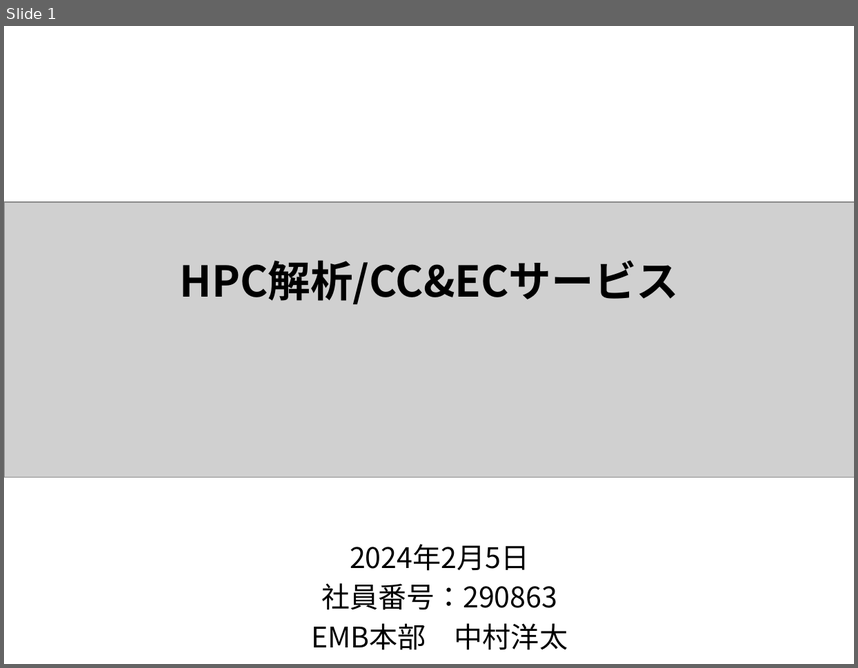
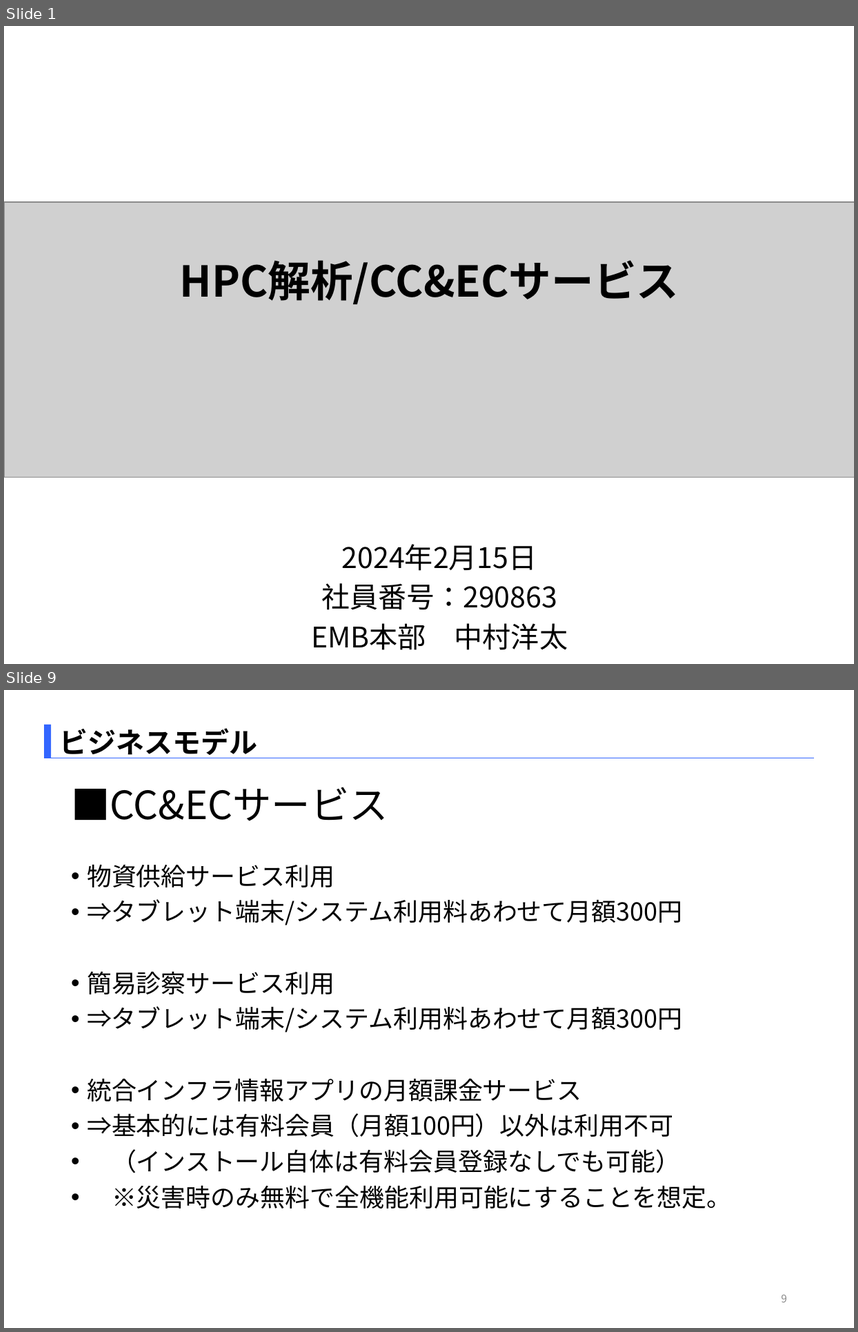
Before and after one commit to SITH-YN/PythonTool, a slide deck: Temp/EMB本部_中村洋太_290863_[HPC解析_CC&ECサービス].pptx. Shown one above the other, each under a label of ours: slide 1 before the commit, slides 1 and 9 after it; the slides between them are not shown. The pictures are 858x668 and 858x1332 pixels, drawn with LibreOffice and Linux fonts; fonts in the diff are those of the drawing; grey boxes stand for pictures. Boxes give left, top, right and bottom in pixels: in the first picture for what was removed or moved away, otherwise in the second. Text is boxed around its words. In the diff, an @@ line names an element or a change of style, - is before the commit and + after.

```diff
--- a/Temp/EMB本部_中村洋太_290863_[HPC解析_CC&ECサービス].pptx
+++ b/Temp/EMB本部_中村洋太_290863_[HPC解析_CC&ECサービス].pptx
@@ slide 9 added at bbox=[4, 690, 854, 1328], background #FFFFFF @@
@@ rectangle added at bbox=[44, 725, 51, 758], fill #3366FF @@
@@ text added at bbox=[59, 728, 257, 758], 24 pt, text #000000, bold @@
+ビジネスモデル
@@ line added from (44, 758) to (814, 758), #3366FF 0.75 pt @@
@@ title added at bbox=[71, 787, 388, 821], 33 pt, text #000000 @@
+■CC&ECサービス
@@ text added at bbox=[87, 865, 732, 1208], 21 pt, text #000000 @@
+• 物資供給サービス利用
+• ⇒タブレット端末/システム利用料あわせて月額300円
+• 簡易診察サービス利用
+• ⇒タブレット端末/システム利用料あわせて月額300円
+• 統合インフラ情報アプリの月額課金サービス
+• ⇒基本的には有料会員（月額100円）以外は利用不可
+• （インストール自体は有料会員登録なしでも可能）
+• ※災害時のみ無料で全機能利用可能にすることを想定。
@@ page number added at bbox=[781, 1294, 787, 1302], 9 pt, text #8C8C8C @@
+9
@@ slide 1 changed as well @@
@@ text at bbox=[342, 544, 537, 570]: text changed @@
-2024年2月5日
+2024年2月15日
```
Also in this commit, not shown: 9 other slides changed, 2 other slides added, 1 slide removed.
